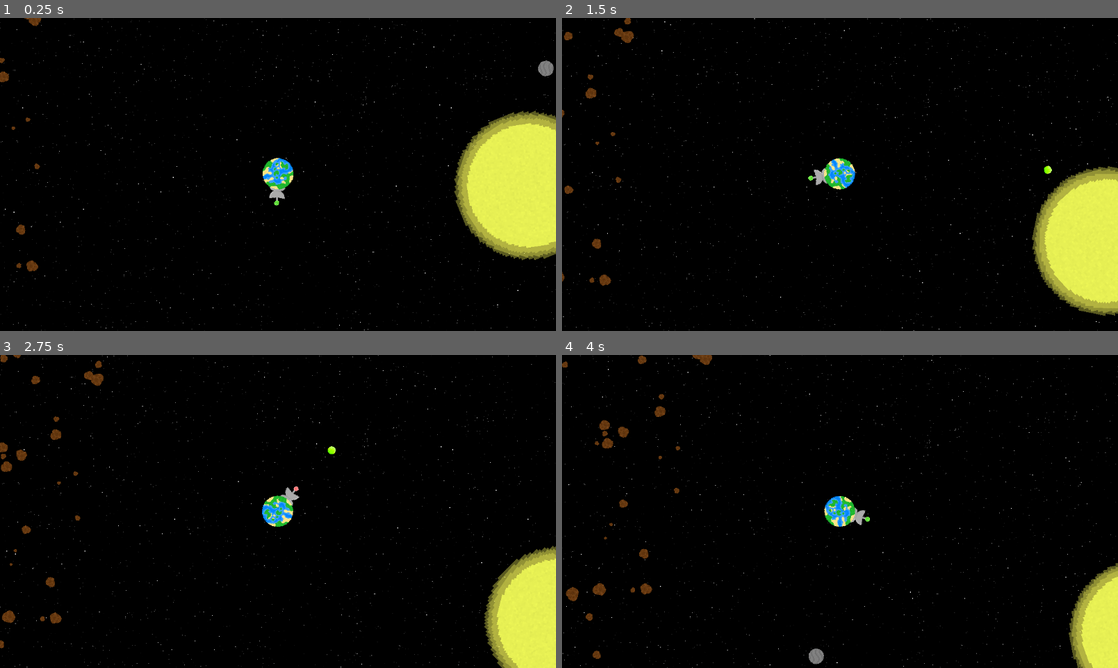
Above: before the commit, frames 1-4 (two rows, left to right).
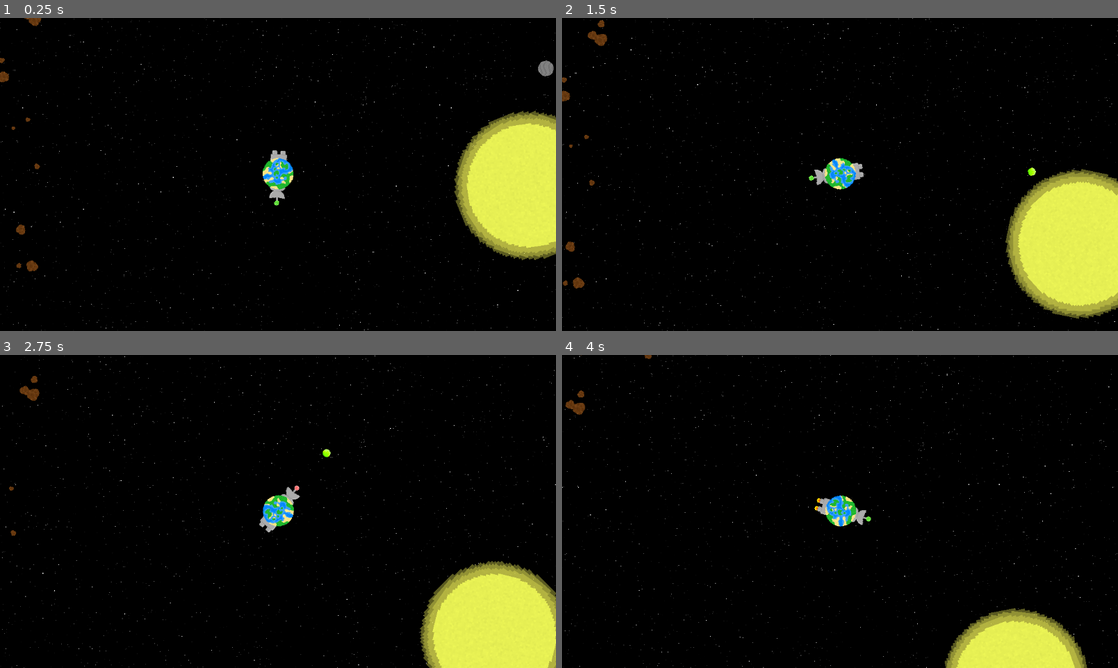
Above: after the commit, the same moments.

Repository: Birb-Games/gmtk-2025
Game: Godot game, scene res://scenes/main.tscn
Same seed, same stepped clock (60 frames per second), same inputs: the game is played once before the commit and once after it.
Inputs (mouse positions are in pixels of both pictures, inside the frame that each line leads up to):
- Up to frame 1 (0.25 s): no input
- Up to frame 2 (1.5 s): move the mouse to (962, 158) at 0.52 s; press the mouse at (962, 158) at 0.53 s; right-click (962, 158) at 0.8 s; move the mouse to (728, 190) at 1.27 s; release the mouse at (728, 190) at 1.28 s; right-click (728, 190) at 1.35 s
- Up to frame 3 (2.75 s): click (166, 527) at 1.55 s; move the mouse to (333, 442) at 2.02 s; press the mouse at (333, 442) at 2.03 s; right-click (333, 442) at 2.3 s
- Up to frame 4 (4 s): move the mouse to (812, 574) at 2.77 s; release the mouse at (812, 574) at 2.78 s; tap Mouse wheel up (zoom_camera_in) at 2.85 s; click (812, 574) at 3.05 s; move the mouse to (1006, 558) at 3.52 s; hold Right mouse button (engines, bound only after the commit) from 3.53 s (still down); tap Mouse wheel down (zoom_camera_out) at 3.6 s

The runs differ from the first frame. In frame 1, less than 0.1% of the frame differs, in the area x 48-52%, y 42-46%; in frame 2, 5.9%; in frame 3, 7.5%; in frame 4, 8.0%, in the area x 0-100%, y 0-100%.

Commit message:
added rocket boosters to planet

Diff:
--- a/project.godot
+++ b/project.godot
@@ -37,6 +37,11 @@
 "events": [Object(InputEventMouseButton,"resource_local_to_scene":false,"resource_name":"","device":-1,"window_id":0,"a …(258 unchanged characters)…
 ]
 }
+engines={
+"deadzone": 0.2,
+"events": [Object(InputEventMouseButton,"resource_local_to_scene":false,"resource_name":"","device":-1,"window_id":0,"alt_pressed":false,"shift_pressed":false,"ctrl_pressed":false,"meta_pressed":false,"button_mask":2,"position":Vector2(206, 20),"global_position":Vector2(215, 68),"factor":1.0,"button_index":2,"canceled":false,"pressed":true,"double_click":false,"script":null)
+]
+}
 
 [physics]
 
--- a/scenes/homeworld.tscn
+++ b/scenes/homeworld.tscn
@@ -7,6 +7,7 @@
 [ext_resource type="Script" uid="uid://dff63n425u66h" path="res://scripts/homeworld.gd" id="3_ny6qj"]
 [ext_resource type="Script" uid="uid://ovx04hku8lbx" path="res://scripts/laser_cannon.gd" id="4_ny6qj"]
 [ext_resource type="PackedScene" uid="uid://cx3nupylfohle" path="res://scenes/bullet.tscn" id="6_5igpr"]
+[ext_resource type="Texture2D" uid="uid://chhmtoct26j6c" path="res://assets/textures/rocket_boosters.png" id="8_ktvuy"]
 
 [sub_resource type="AtlasTexture" id="AtlasTexture_ngsun"]
 atlas = ExtResource("3_ngsun")
@@ -49,6 +50,50 @@
 "speed": 1.0
 }]
 
+[sub_resource type="AtlasTexture" id="AtlasTexture_kfu1b"]
+atlas = ExtResource("8_ktvuy")
+region = Rect2(0, 40, 32, 40)
+
+[sub_resource type="AtlasTexture" id="AtlasTexture_xtq64"]
+atlas = ExtResource("8_ktvuy")
+region = Rect2(32, 40, 32, 40)
+
+[sub_resource type="AtlasTexture" id="AtlasTexture_dbj0e"]
+atlas = ExtResource("8_ktvuy")
+region = Rect2(64, 40, 32, 40)
+
+[sub_resource type="AtlasTexture" id="AtlasTexture_ktvuy"]
+atlas = ExtResource("8_ktvuy")
+region = Rect2(0, 0, 32, 40)
+
+[sub_resource type="SpriteFrames" id="SpriteFrames_ai0if"]
+animations = [{
+"frames": [{
+"duration": 1.0,
+"texture": SubResource("AtlasTexture_kfu1b")
+}, {
+"duration": 1.0,
+"texture": SubResource("AtlasTexture_xtq64")
+}, {
+"duration": 1.0,
+"texture": SubResource("AtlasTexture_dbj0e")
+}, {
+"duration": 1.0,
+"texture": SubResource("AtlasTexture_xtq64")
+}],
+"loop": true,
+"name": &"active",
+"speed": 8.0
+}, {
+"frames": [{
+"duration": 1.0,
+"texture": SubResource("AtlasTexture_ktvuy")
+}],
+"loop": true,
+"name": &"inactive",
+"speed": 5.0
+}]
+
 [sub_resource type="CircleShape2D" id="CircleShape2D_n7lcj"]
 radius = 33.1361
 
@@ -78,5 +123,14 @@
 position = Vector2(0, -32)
 texture = ExtResource("3_n8f01")
 
+[node name="RocketBooster" type="AnimatedSprite2D" parent="Sprite2D" index="2"]
+z_index = -1
+position = Vector2(0, 36)
+scale = Vector2(1.0625, 1.0625)
+sprite_frames = SubResource("SpriteFrames_ai0if")
+animation = &"inactive"
+autoplay = "inactive"
+frame_progress = 0.0817396
+
 [node name="CollisionShape2D" parent="." index="1"]
 shape = SubResource("CircleShape2D_n7lcj")
--- a/scripts/homeworld.gd
+++ b/scripts/homeworld.gd
@@ -2,7 +2,16 @@
 
 @onready var homeworld: SpaceObject = get_parent()
 
-func _process(_delta: float) -> void:
+const ACCELERATION: float = 60.0
+
+func _process(delta: float) -> void:
 	var diff: Vector2 = get_global_mouse_position() - global_position
 	rotation = diff.angle() + deg_to_rad(90.0)
-	homeworld.velocity -= $LaserCannon.shoot() / homeworld.mass
+	$LaserCannon.shoot()
+
+	if Input.is_action_pressed("engines"):
+		$RocketBooster.animation = "active"
+		var angle = rotation - deg_to_rad(90.0)
+		homeworld.velocity += Vector2(cos(angle), sin(angle)) * ACCELERATION * delta
+	else:
+		$RocketBooster.animation = "inactive"
--- a/scripts/laser_cannon.gd
+++ b/scripts/laser_cannon.gd
@@ -19,13 +19,10 @@
 			animation = "ready"
 
 # Returns the force of the object
-func shoot() -> Vector2:
+func shoot() -> void:
 	if shoot_timer <= 0.0 and Input.is_action_pressed("shoot"):
 		shoot_timer = SHOOT_COOLDOWN
 		var bullet = bullet_scene.instantiate()
 		bullet.position = $BulletSpawnPos.global_position
 		bullet.rotation = global_rotation
 		solar_system.get_node("Bullets").add_child(bullet)
-		var vel = bullet.get_initial_vel()
-		return vel * bullet.mass
-	return Vector2.ZERO
Binary file added: assets/textures/rocket_boosters.png
Not shown, added: assets/textures/rocket_boosters.png.import
Not shown: 1 places in scenes/homeworld.tscn that only renumber resources
